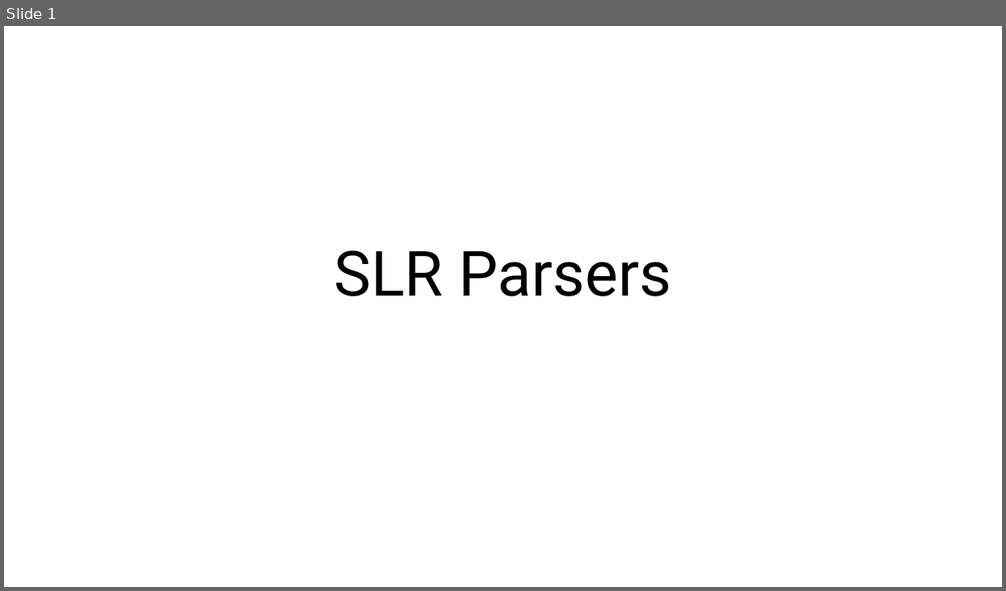
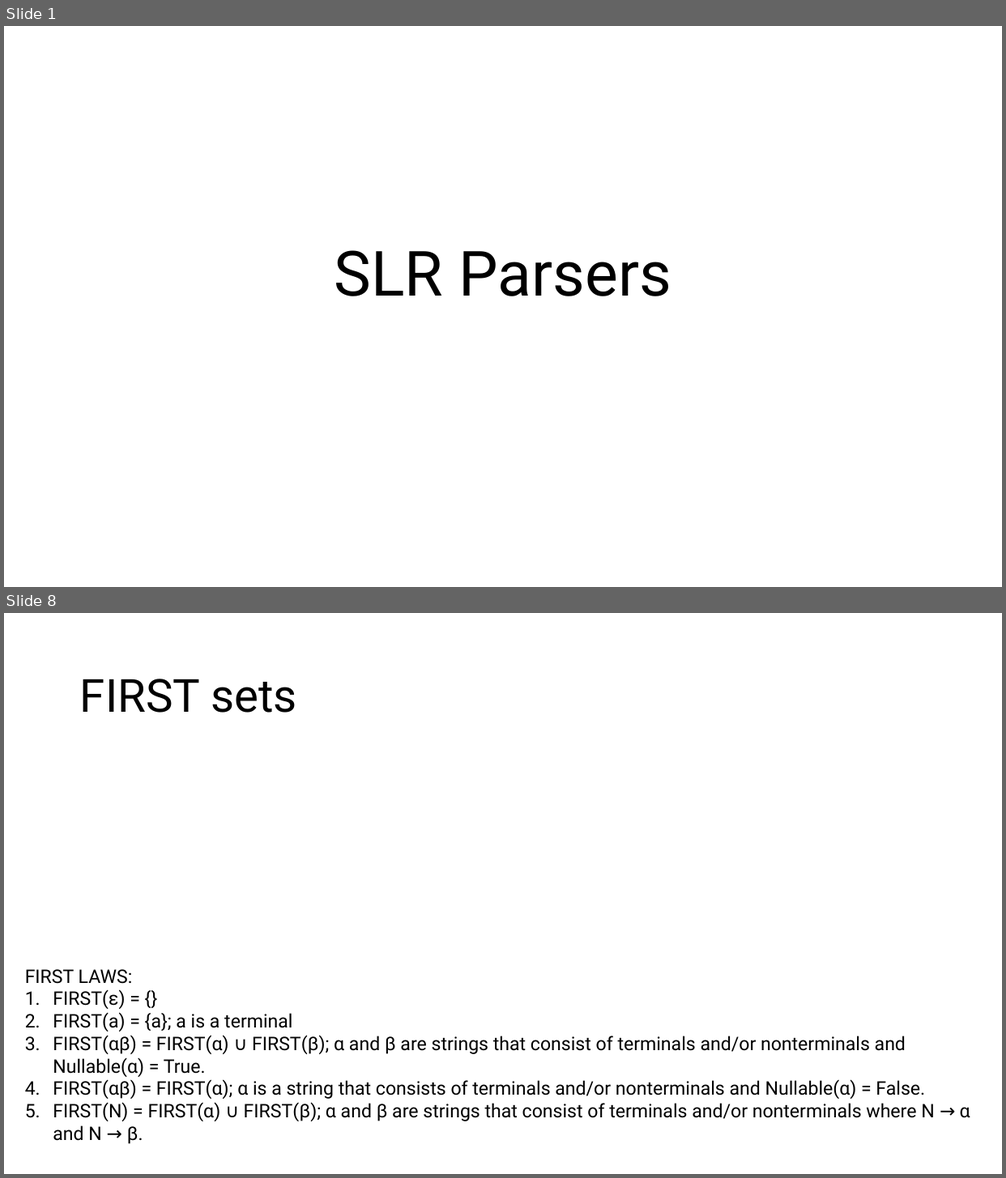
Before and after one commit to Danieldv-s/Research-Materials, a slide deck: Syntax-Analysis/Section2.13Expansion.pptx. Shown one above the other, each under a label of ours: slide 1 before the commit, slides 1 and 8 after it; the slides between them are not shown. The pictures are 1006x591 and 1006x1178 pixels, drawn with LibreOffice and Linux fonts; fonts in the diff are those of the drawing. Boxes give left, top, right and bottom in pixels: in the first picture for what was removed or moved away, otherwise in the second. Text is boxed around its words. In the diff, an @@ line names an element or a change of style, - is before the commit and + after.

Commit message:
Nullable and FIRST complete. Working on FOLLOW

```diff
--- a/Syntax-Analysis/Section2.13Expansion.pptx
+++ b/Syntax-Analysis/Section2.13Expansion.pptx
@@ slide 8 added at box(4, 613, 1002, 1174), background #FFFFFF @@
@@ title added at box(80, 679, 297, 713), 44 pt, text #000000 @@
+FIRST sets
@@ text added at box(25, 969, 970, 1144), 18 pt, text #000000 @@
+FIRST LAWS:
+1. FIRST(ε) = {}
+2. FIRST(a) = {a}; a is a terminal
+3. FIRST(αβ) = FIRST(α) ∪ FIRST(β); α and β are strings that consist of terminals and/or nonterminals and Nullable(α) = True.
+4. FIRST(αβ) = FIRST(α); α is a string that consists of terminals and/or nonterminals and Nullable(α) = False.
+5. FIRST(N) = FIRST(α) ∪ FIRST(β); α and β are strings that consist of terminals and/or nonterminals where N → α and N → β.
```
Also in this commit, not shown: 14 slides changed, 14 other slides added.
